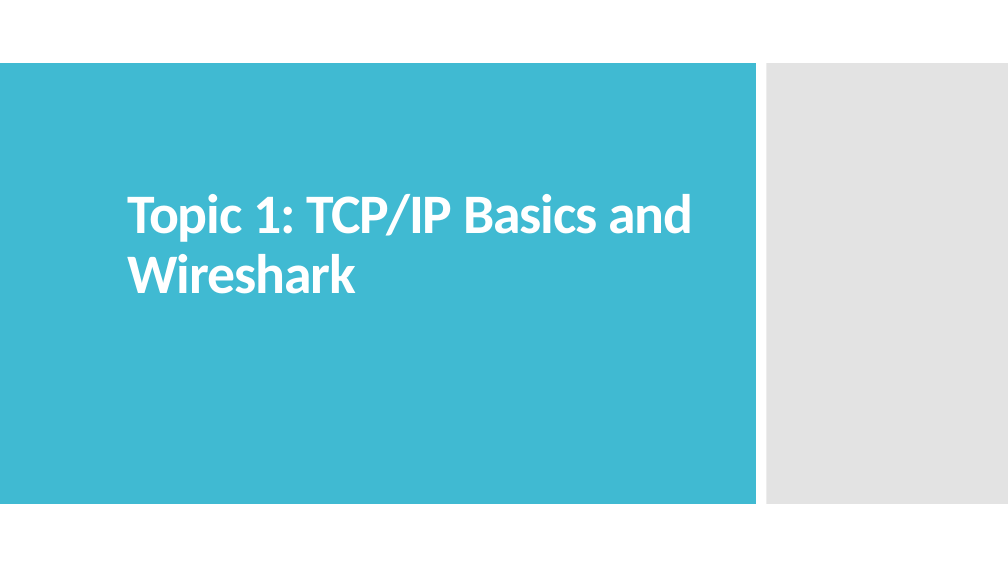
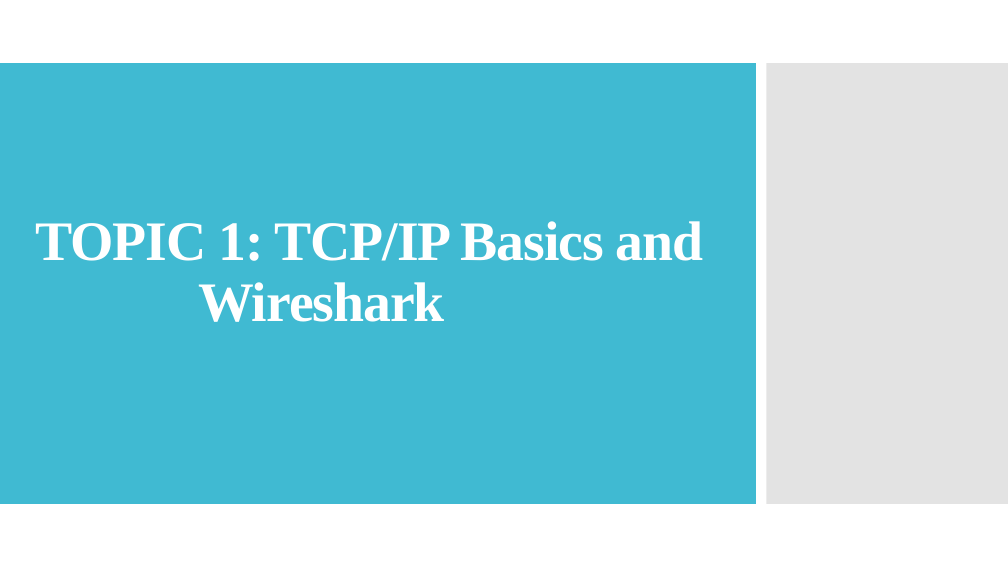
Before and after one commit to tiendatdk3493/Tai_Lieu, a slide deck: slide 1 of Topic 1.pptx. Drawn at 1008x567 pixels with LibreOffice and Linux fonts; fonts in the diff are those of the drawing. Boxes give left, top, right and bottom in pixels: in the first picture for what was removed or moved away, otherwise in the second. Text is boxed around its words. In the diff, an @@ line names an element or a change of style, - is before the commit and + after.

```diff
--- a/Topic 1.pptx
+++ b/Topic 1.pptx
@@ title at (x1=35, y1=221, x2=704, y2=322): text changed; font Calibri to Times New Roman @@
-Topic 1: TCP/IP Basics and Wireshark
+TOPIC 1: TCP/IP Basics and Wireshark
```
Also in this commit, not shown: 1 other slide changed, 4 slides added, 1 other file.
